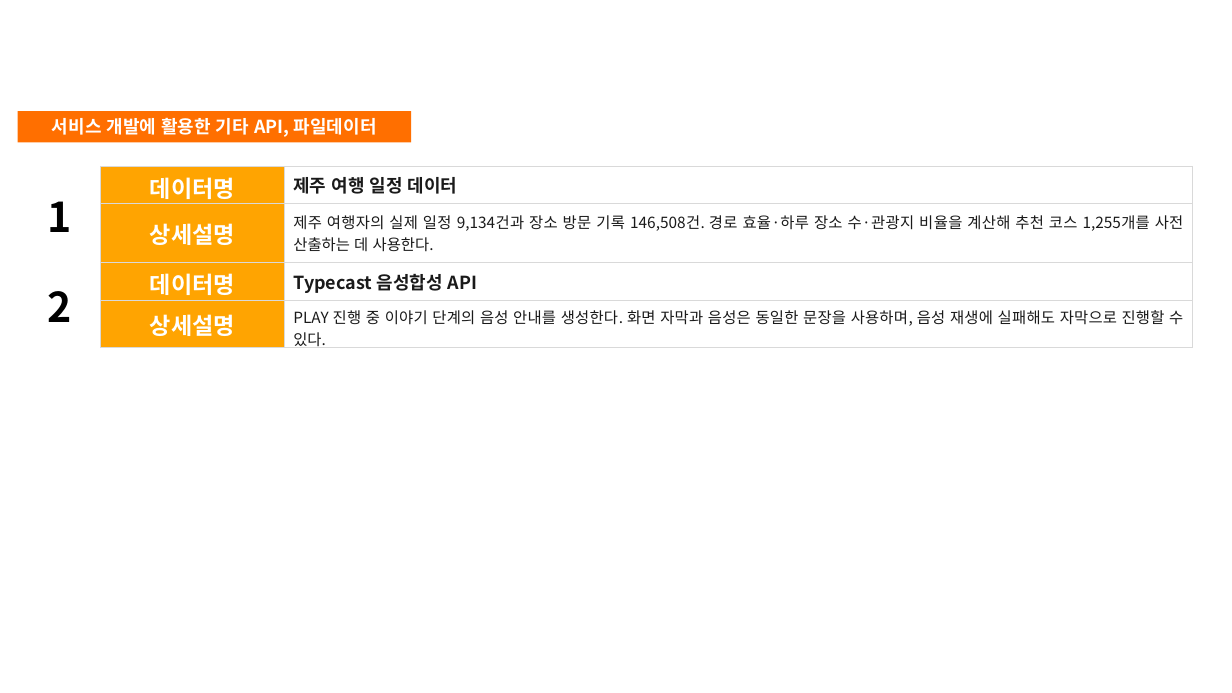
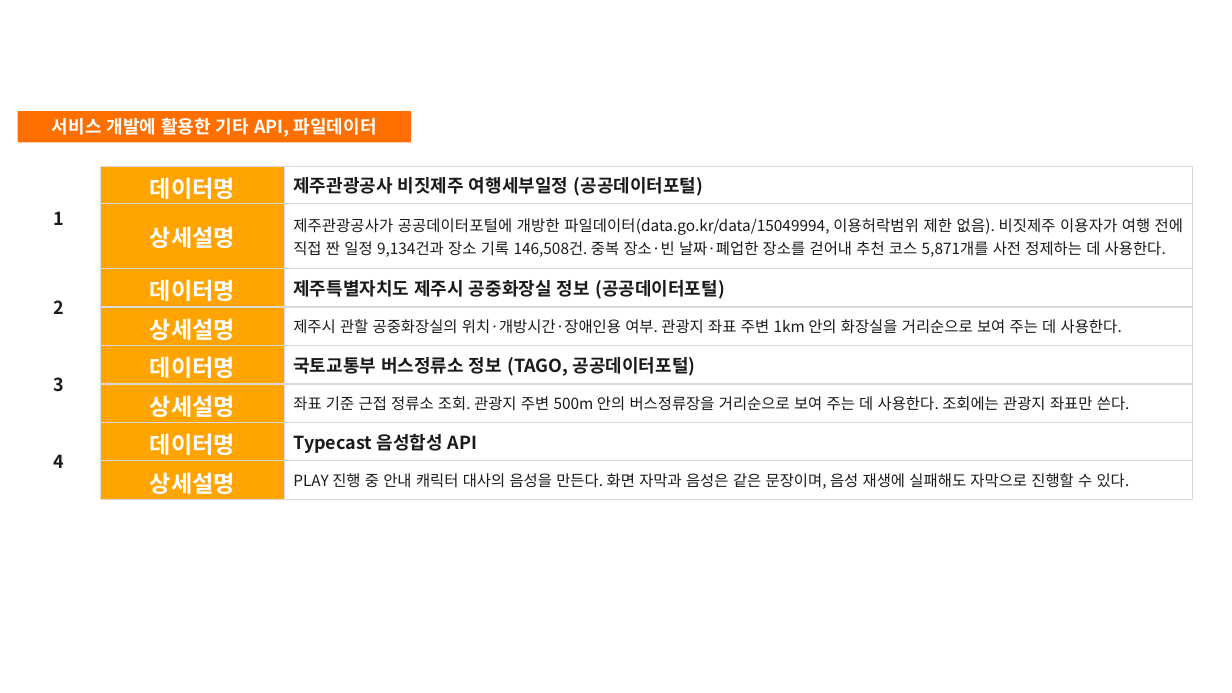
Before and after one commit to keepdev0919/Final-Project, a slide deck: slide 12 of docs/관광데이터 개발 공모전/놀멍봅서_기능설명서.pptx. Drawn at 1232x693 pixels with LibreOffice and Linux fonts; fonts in the diff are those of the drawing; background and template pictures are left out. Boxes give left, top, right and bottom in pixels: in the first picture for what was removed or moved away, otherwise in the second. Text is boxed around its words. In the diff, an @@ line names an element or a change of style, - is before the commit and + after.

Commit message:
docs(공모전): 기능설명서를 출시 화면으로 채우고 캡처 v2 추가
- 놀멍봅서_기능설명서.pptx 에 실제 서버 데이터가 담긴 화면을 넣었다
- 캡처_v2: PLAY 미션·발견·이야기·완주, 장소 상세 이용정보·출처, 내 코스,
  지도(전체·권역 이동·준비 중 핀), 무장애 타일, 주변 시설 출처
- 같은 내용의 옛 사본 nolmeongbopseo_function_spec.pptx 와 기능설명서_초안.md 삭제

```diff
--- a/docs/관광데이터 개발 공모전/놀멍봅서_기능설명서.pptx
+++ b/docs/관광데이터 개발 공모전/놀멍봅서_기능설명서.pptx
@@ table at (18, 166, 1193, 498) @@
-row 1: 1 | 데이터명 | 제주 여행 일정 데이터
-row 2:  | 상세설명 | 제주 여행자의 실제 일정 9,134건과 장소 방문 기록 146,508건. 경로 효율·하루 장소 수·관광지 비율을 계산해 추천 코스 1,255개를 사전 산출하는 데 사용한다.
-row 3: 2 | 데이터명 | Typecast 음성합성 API
-row 4:  | 상세설명 | PLAY 진행 중 이야기 단계의 음성 안내를 생성한다. 화면 자막과 음성은 동일한 문장을 사용하며, 음성 재생에 실패해도 자막으로 진행할 수 있다.
+row 1: 1 | 데이터명 | 제주관광공사 비짓제주 여행세부일정 (공공데이터포털)
+row 2:  | 상세설명 | 제주관광공사가 공공데이터포털에 개방한 파일데이터(data.go.kr/data/15049994, 이용허락범위 제한 없음). 비짓제주 이용자가 여행 전에 직접 짠 일정 9,134건과 장소 기록 146,508건. 중복 장소·빈 날짜·폐업한 장소를 걷어내 추천 코스 5,871개를 사전 정제하는 데 사용한다.
+row 3: 2 | 데이터명 | 제주특별자치도 제주시 공중화장실 정보 (공공데이터포털)
+row 4:  | 상세설명 | 제주시 관할 공중화장실의 위치·개방시간·장애인용 여부. 관광지 좌표 주변 1km 안의 화장실을 거리순으로 보여 주는 데 사용한다.
+row 5: 3 | 데이터명 | 국토교통부 버스정류소 정보 (TAGO, 공공데이터포털)
+row 6:  | 상세설명 | 좌표 기준 근접 정류소 조회. 관광지 주변 500m 안의 버스정류장을 거리순으로 보여 주는 데 사용한다. 조회에는 관광지 좌표만 쓴다.
+row 7: 4 | 데이터명 | Typecast 음성합성 API
+row 8:  | 상세설명 | PLAY 진행 중 안내 캐릭터 대사의 음성을 만든다. 화면 자막과 음성은 같은 문장이며, 음성 재생에 실패해도 자막으로 진행할 수 있다.
```
Also in this commit, not shown: 12 other slides changed, 14 other files.
